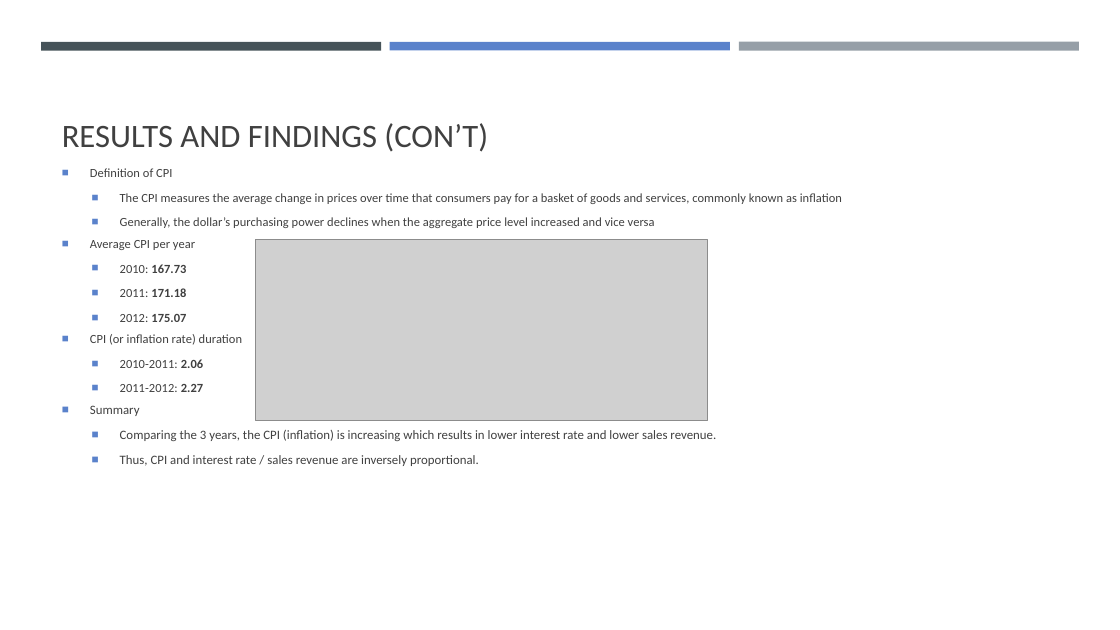
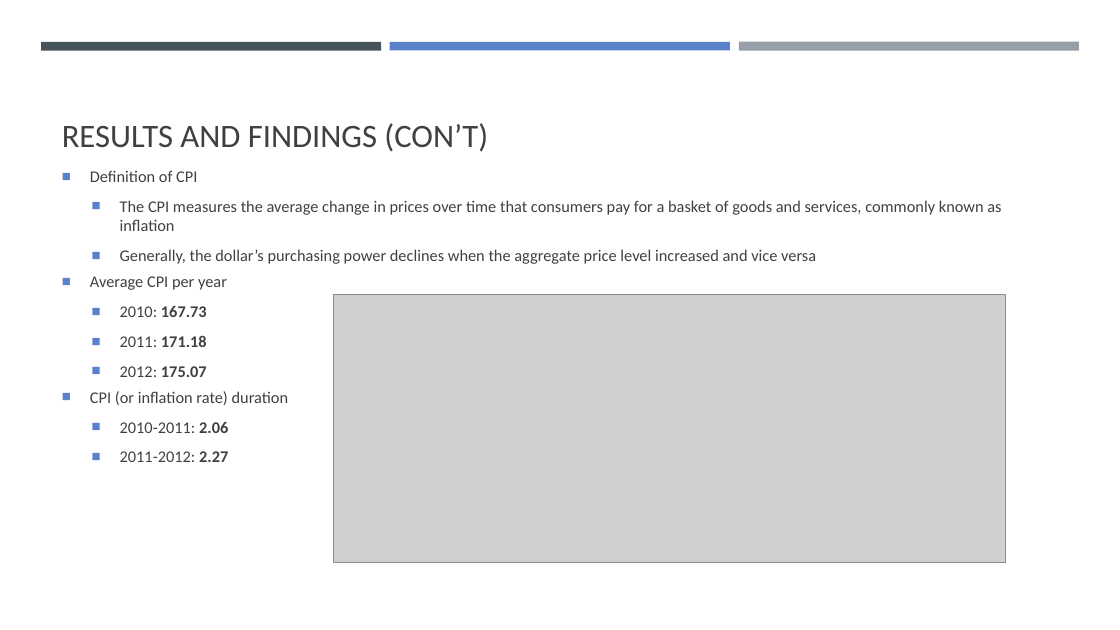
Before and after one commit to tbhaijee/Walmart-Sales-Predications, a slide deck: slide 11 of Project 1 PPT Slides.pptx. Drawn at 1120x630 pixels with LibreOffice and Linux fonts; fonts in the diff are those of the drawing; grey boxes stand for pictures. Boxes give left, top, right and bottom in pixels: in the first picture for what was removed or moved away, otherwise in the second. Text is boxed around its words. In the diff, an @@ line names an element or a change of style, - is before the commit and + after.

```diff
--- a/Project 1 PPT Slides.pptx
+++ b/Project 1 PPT Slides.pptx
@@ text "Definition of CPI" at (90, 170, 1001, 462): size 10.8 to 14 pt @@
@@ picture: place and size @@
-picture at (255, 240, 707, 421)
+picture at (334, 295, 1006, 564)
@@ text at (90, 405, 716, 466): paragraphs removed @@
-■ Summary
-  ■ Comparing the 3 years, the CPI (inflation) is increasing which results in lower interest rate and lower sales revenue.
-  ■ Thus, CPI and interest rate / sales revenue are inversely proportional.
```
Also in this commit, not shown: 1 other slide changed.
